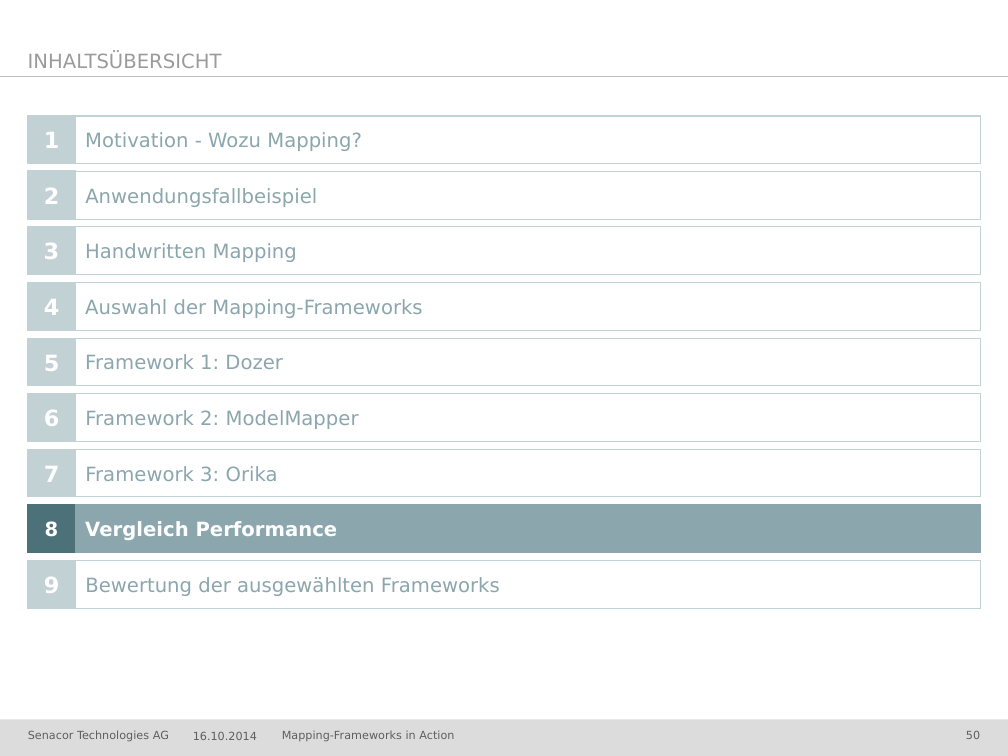
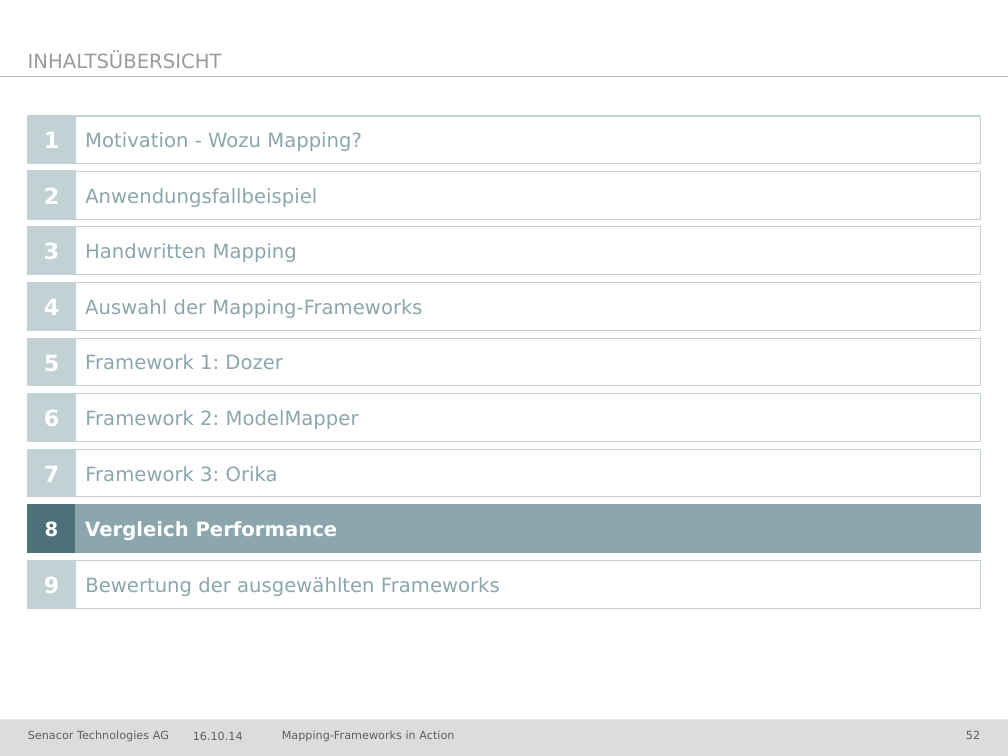
Before and after one commit to jschwalb/Mappings, a slide deck: slide 52 of presentation.pptx (slide 50 before the commit). Drawn at 1008x756 pixels with LibreOffice and Linux fonts; fonts in the diff are those of the drawing; background and template pictures are left out. Boxes give left, top, right and bottom in pixels: in the first picture for what was removed or moved away, otherwise in the second. Text is boxed around its words. In the diff, an @@ line names an element or a change of style, - is before the commit and + after.

```diff
--- a/presentation.pptx
+++ b/presentation.pptx
@@ text at (x1=193, y1=732, x2=243, y2=740): text changed @@
-16.10.2014
+16.10.14
@@ page number at (x1=966, y1=731, x2=980, y2=739): text changed @@
-50
+52
```
Also in this commit, not shown: 57 other slides changed, 2 slides added.
